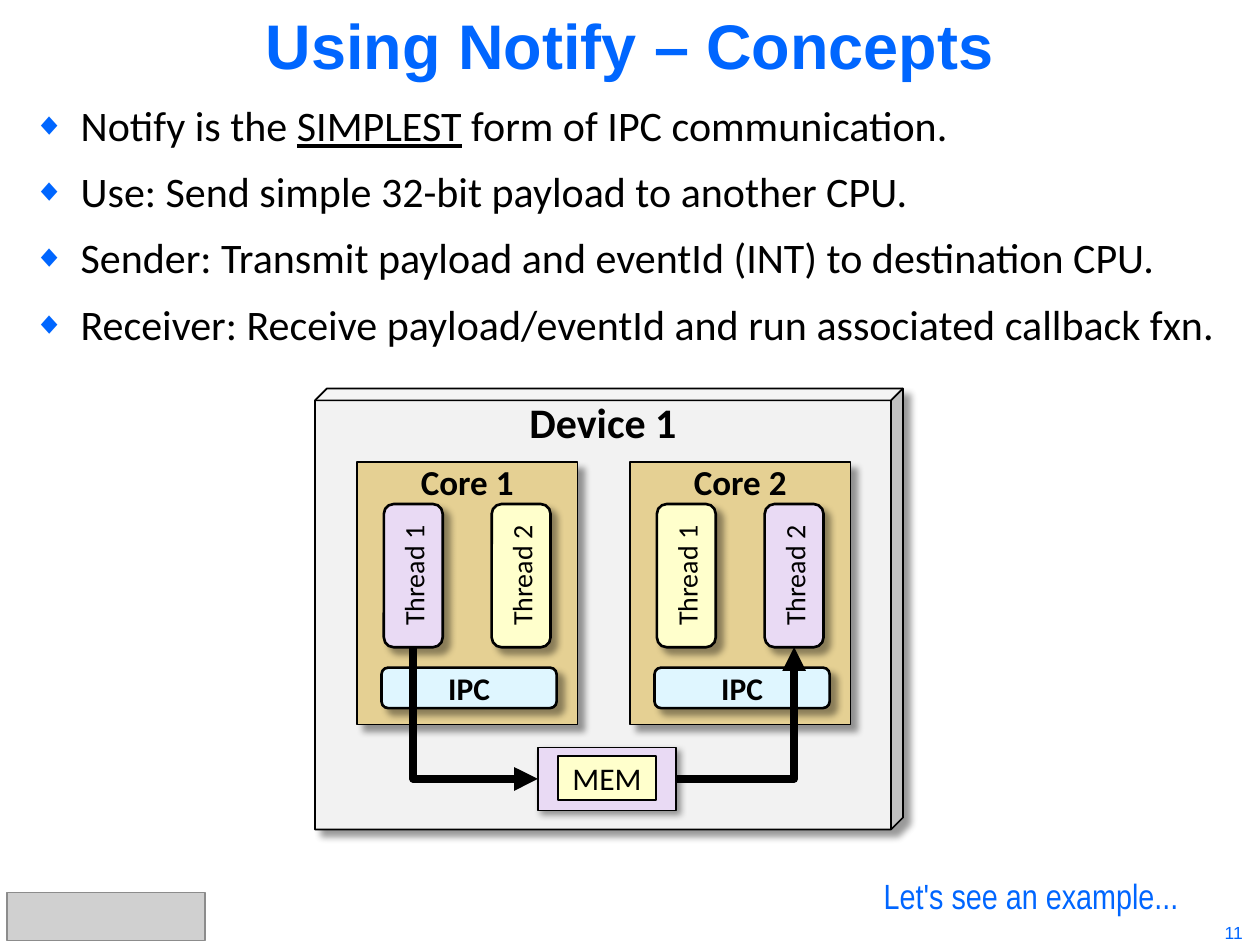
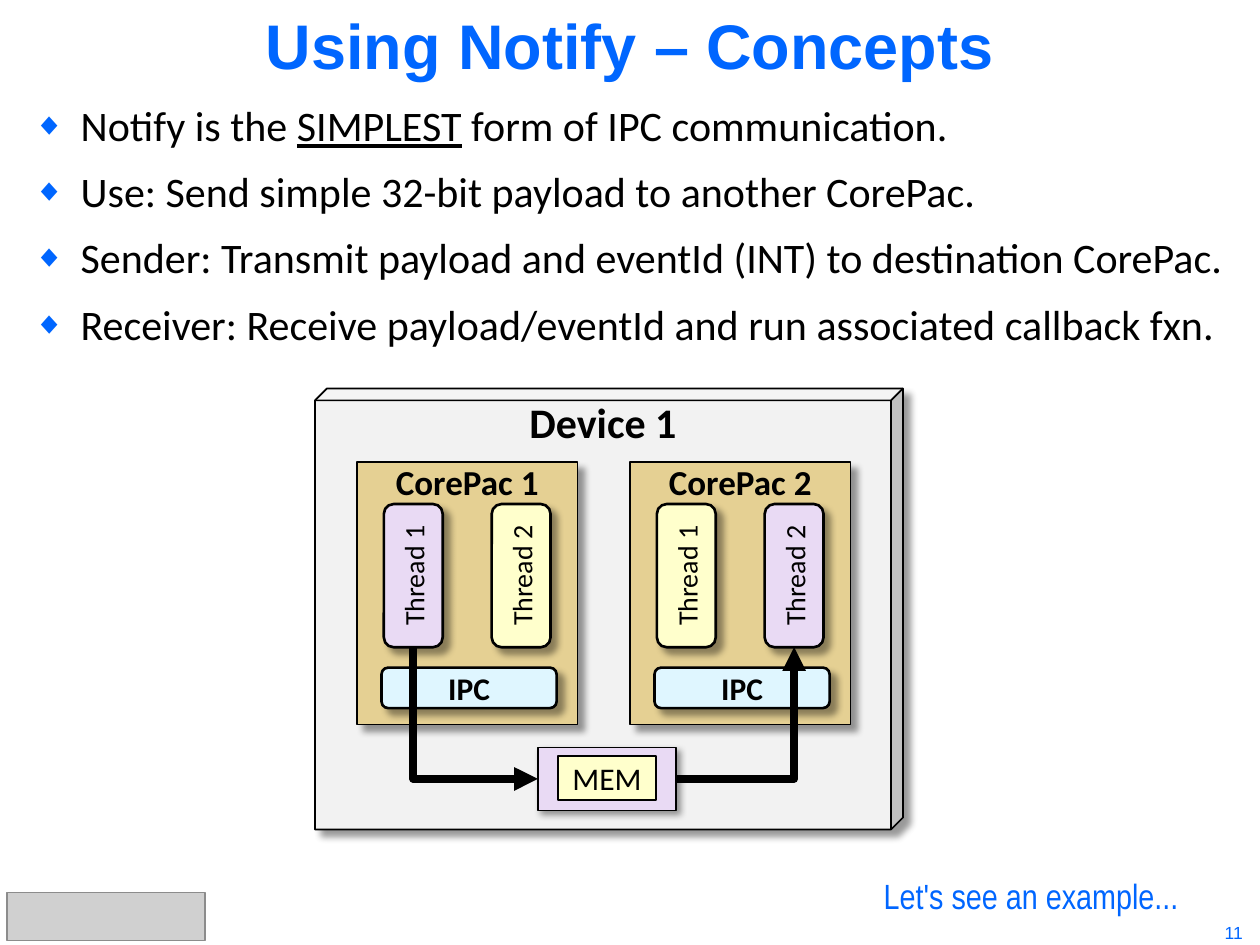
Before and after one commit to hari1989/keystone-workshop, a slide deck: slide 11 of preliminary/KeyStone Intro to IPC.pptx. Drawn at 1260x945 pixels with LibreOffice and Linux fonts; fonts in the diff are those of the drawing; grey boxes stand for pictures. Boxes give left, top, right and bottom in pixels: in the first picture for what was removed or moved away, otherwise in the second. Text is boxed around its words. In the diff, an @@ line names an element or a change of style, - is before the commit and + after.

```diff
--- a/preliminary/KeyStone Intro to IPC.pptx
+++ b/preliminary/KeyStone Intro to IPC.pptx
@@ text at [81, 177, 1222, 280]: text changed @@
-◆ Use: Send simple 32-bit payload to another CPU.
-◆ Sender: Transmit payload and eventId (INT) to destination CPU.
+◆ Use: Send simple 32-bit payload to another CorePac.
+◆ Sender: Transmit payload and eventId (INT) to destination CorePac.
@@ text in rectangle at [396, 472, 539, 504]: text changed @@
-Core 1
+CorePac 1
@@ text in rectangle at [669, 472, 812, 504]: text changed @@
-Core 2
+CorePac 2
```
Also in this commit, not shown: 17 other slides changed.
